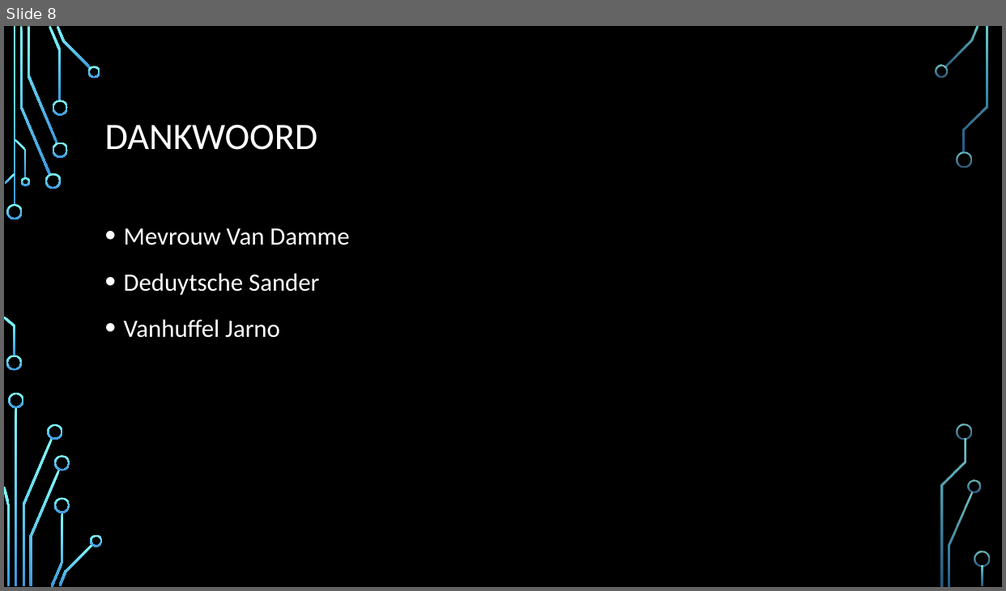
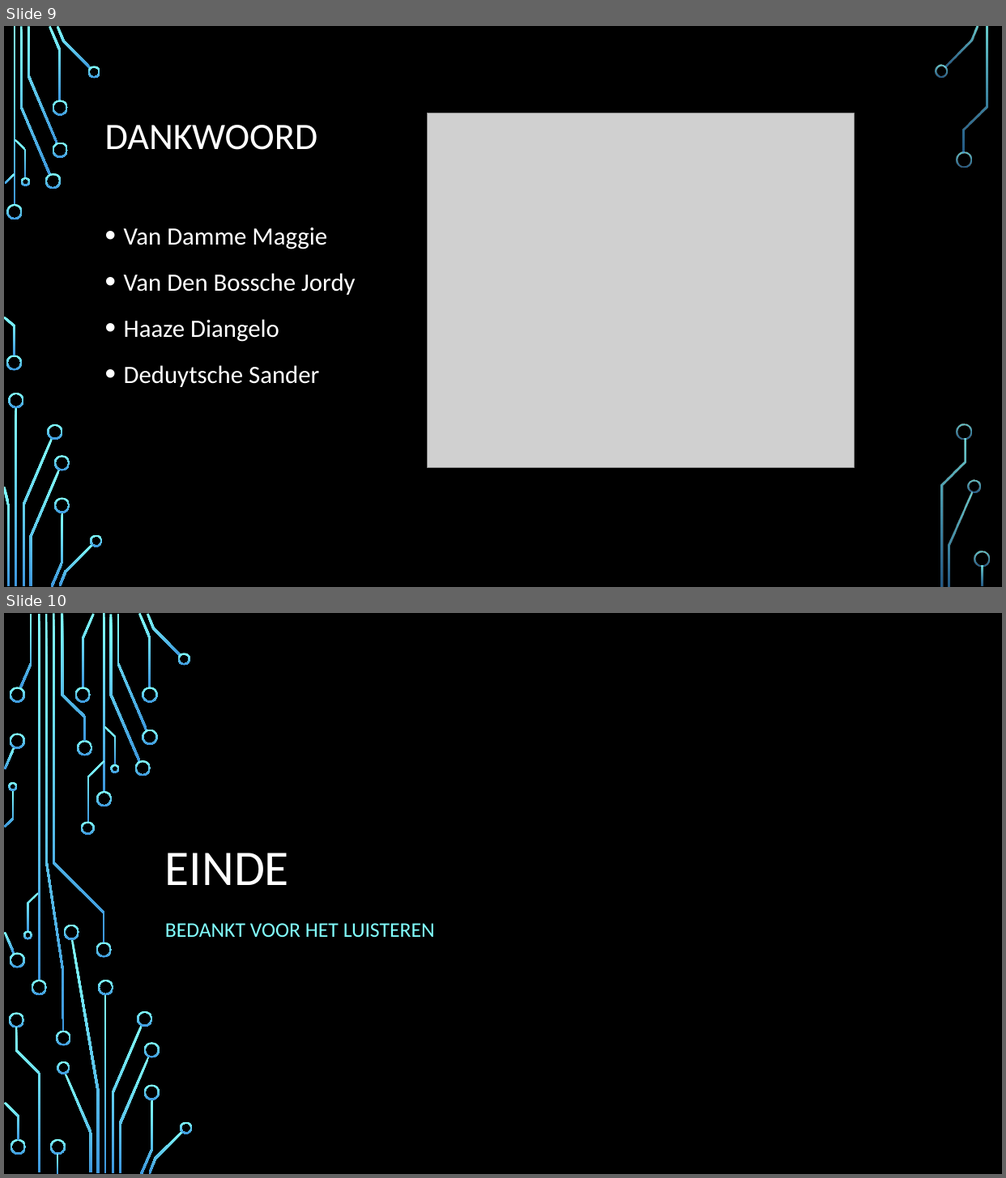
Before and after one commit to ZenoBoumerkhoufa/GuitarWorld, a slide deck: GIP/documents/Guitarworld.pptx. Shown one above the other, each under a label of ours: slide 8 before the commit, slides 9 and 10 after it. The pictures are 1006x591 and 1006x1178 pixels, drawn with LibreOffice and Linux fonts; fonts in the diff are those of the drawing; grey boxes stand for pictures; background and template pictures are left out. Boxes give left, top, right and bottom in pixels: in the first picture for what was removed or moved away, otherwise in the second. Text is boxed around its words. In the diff, an @@ line names an element or a change of style, - is before the commit and + after.

Commit message:
UPDATE buttons en bedankt scherm

```diff
--- a/GIP/documents/Guitarworld.pptx
+++ b/GIP/documents/Guitarworld.pptx
@@ slide 10 added at (4, 613, 1002, 1174), background picture (left out) @@
@@ title added at (165, 853, 289, 885), 48 pt, text #FFFFFF @@
+EINDE
@@ subtitle added at (165, 923, 435, 937), 20 pt, text #82FFFF @@
+BEDANKT VOOR HET LUISTEREN
@@ group added at (4, 613, 193, 1174): 50 freeform shapes, 4 rectangles @@
@@ what was slide 8 is now slide 9 @@
@@ slide 9 changed as well @@
@@ picture added at (427, 113, 854, 468) @@
@@ text at (124, 228, 355, 342): text changed @@
-• Mevrouw Van Damme
+• Van Damme Maggie
+• Van Den Bossche Jordy
+• Haaze Diangelo
@@ text at (124, 319, 280, 338): paragraph removed @@
-• Vanhuffel Jarno
```
Also in this commit, not shown: 3 other slides changed, 6 other slides added, 5 slides removed, 19 other files.
